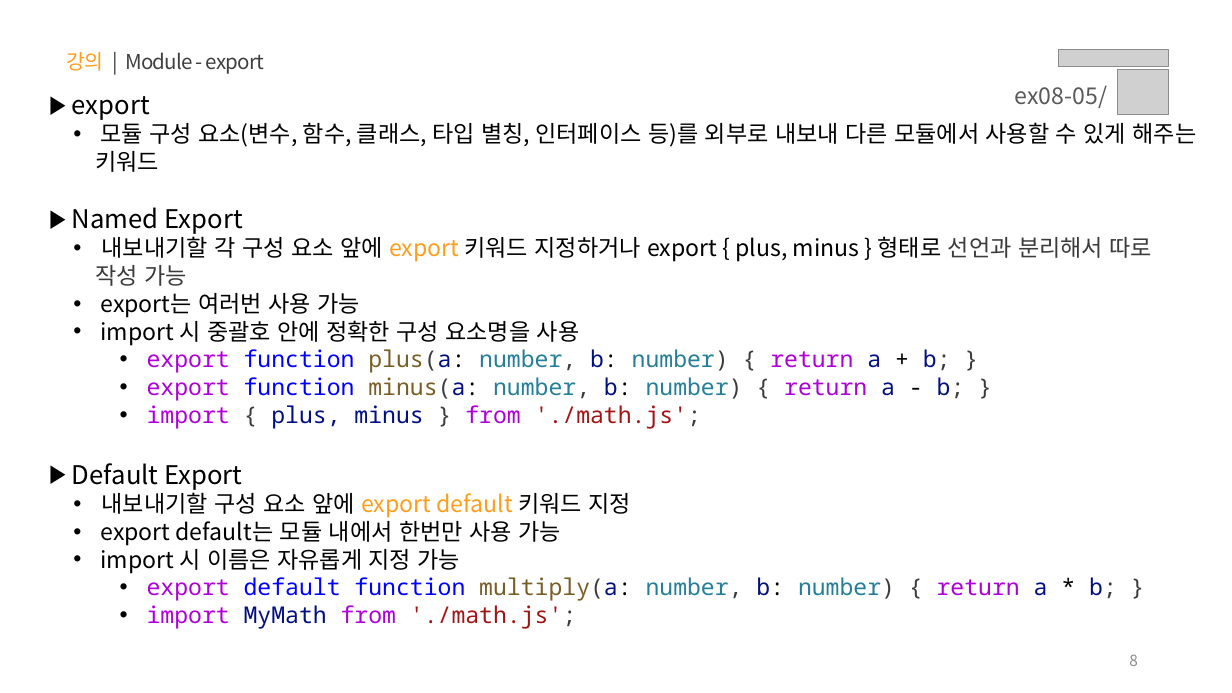
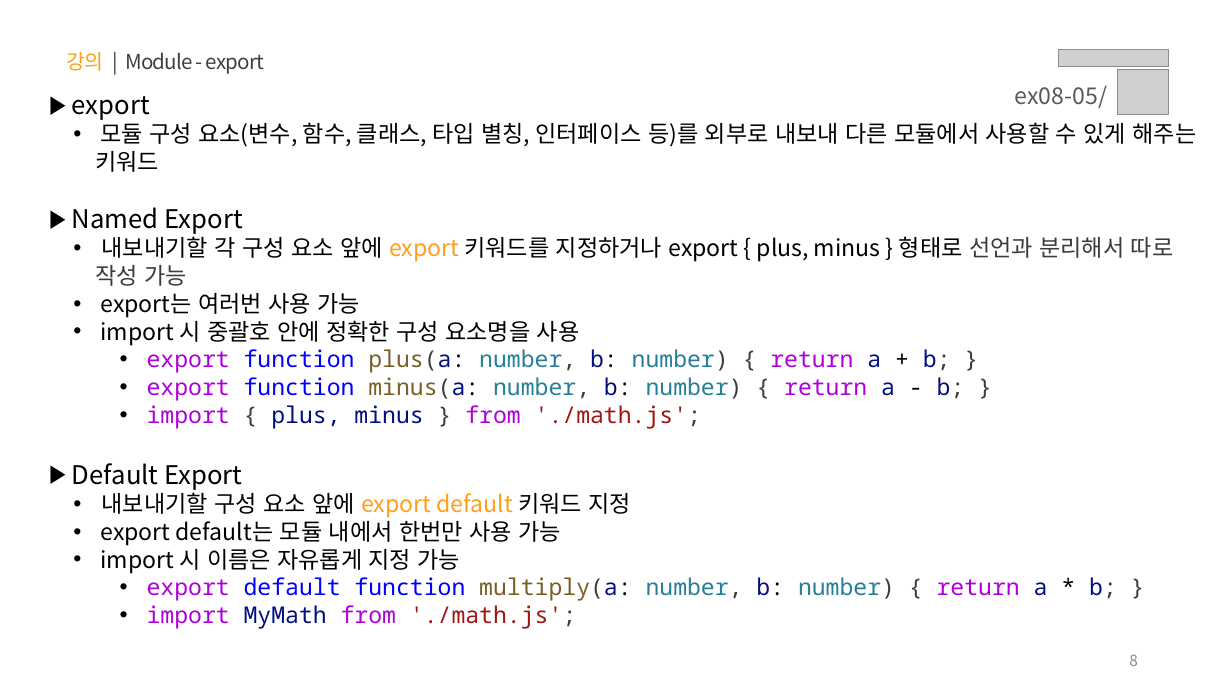
Before and after one commit to yebin-jeong/learn-js, a slide deck: slide 8 of PPT/08.자바스크립트 - 기타.pptx. Drawn at 1232x693 pixels with LibreOffice and Linux fonts; fonts in the diff are those of the drawing; grey boxes stand for pictures. Boxes give left, top, right and bottom in pixels: in the first picture for what was removed or moved away, otherwise in the second. Text is boxed around its words. In the diff, an @@ line names an element or a change of style, - is before the commit and + after.

```diff
--- a/PPT/08.자바스크립트 - 기타.pptx
+++ b/PPT/08.자바스크립트 - 기타.pptx
@@ text at [95, 233, 1174, 286]: text changed @@
-  • 내보내기할 각 구성 요소 앞에 export 키워드 지정하거나 export { plus, minus } 형태로 선언과 분리해서 따로 작성 가능
+  • 내보내기할 각 구성 요소 앞에 export 키워드를 지정하거나 export { plus, minus } 형태로 선언과 분리해서 따로 작성 가능
```
Also in this commit, not shown: 3 other files.
